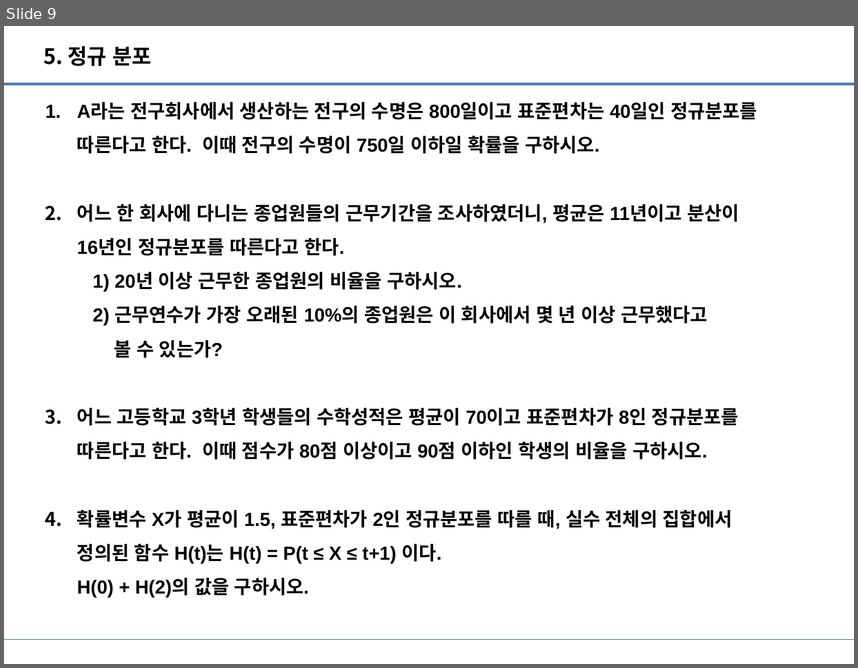
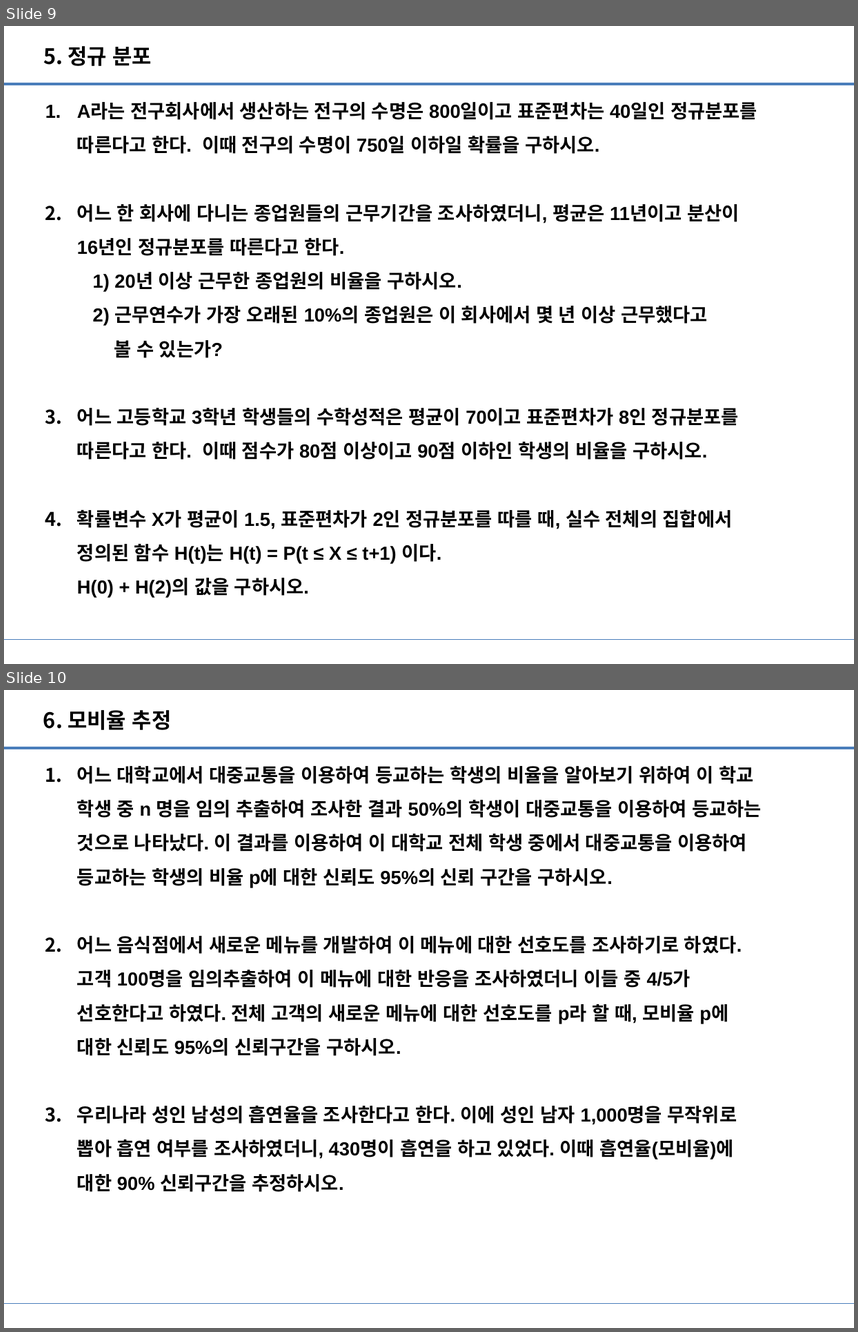
Before and after one commit to Heechul90/R-Statistics, a slide deck: Practice/연습문제 data/R 연습문제.pptx. Shown one above the other, each under a label of ours: slide 9 before the commit, slides 9 and 10 after it. The pictures are 858x668 and 858x1332 pixels, drawn with LibreOffice and Linux fonts; fonts in the diff are those of the drawing. Boxes give left, top, right and bottom in pixels: in the first picture for what was removed or moved away, otherwise in the second. Text is boxed around its words. In the diff, an @@ line names an element or a change of style, - is before the commit and + after.

```diff
--- a/Practice/연습문제 data/R 연습문제.pptx
+++ b/Practice/연습문제 data/R 연습문제.pptx
@@ slide 10 added at (4,690,854,1328), background #FFFFFF; not listed: 2 template elements that a slide beside it also shows @@
@@ text added at (43,710,172,730), 18 pt, text #000000, bold @@
+6. 모비율 추정
@@ text added at (77,766,762,1192), 16 pt, text #000000, bold @@
+1. 어느 대학교에서 대중교통을 이용하여 등교하는 학생의 비율을 알아보기 위하여 이 학교
+   학생 중 n 명을 임의 추출하여 조사한 결과 50%의 학생이 대중교통을 이용하여 등교하는
+   것으로 나타났다. 이 결과를 이용하여 이 대학교 전체 학생 중에서 대중교통을 이용하여
+   등교하는 학생의 비율 p에 대한 신뢰도 95%의 신뢰 구간을 구하시오.
+2. 어느 음식점에서 새로운 메뉴를 개발하여 이 메뉴에 대한 선호도를 조사하기로 하였다.
+   고객 100명을 임의추출하여 이 메뉴에 대한 반응을 조사하였더니 이들 중 4/5가
+   선호한다고 하였다. 전체 고객의 새로운 메뉴에 대한 선호도를 p라 할 때, 모비율 p에
+   대한 신뢰도 95%의 신뢰구간을 구하시오.
+3. 우리나라 성인 남성의 흡연율을 조사한다고 한다. 이에 성인 남자 1,000명을 무작위로
+   뽑아 흡연 여부를 조사하였더니, 430명이 흡연을 하고 있었다. 이때 흡연율(모비율)에
+   대한 90% 신뢰구간을 추정하시오.
```
Also in this commit, not shown: 1 other slide added, 11 other files.
